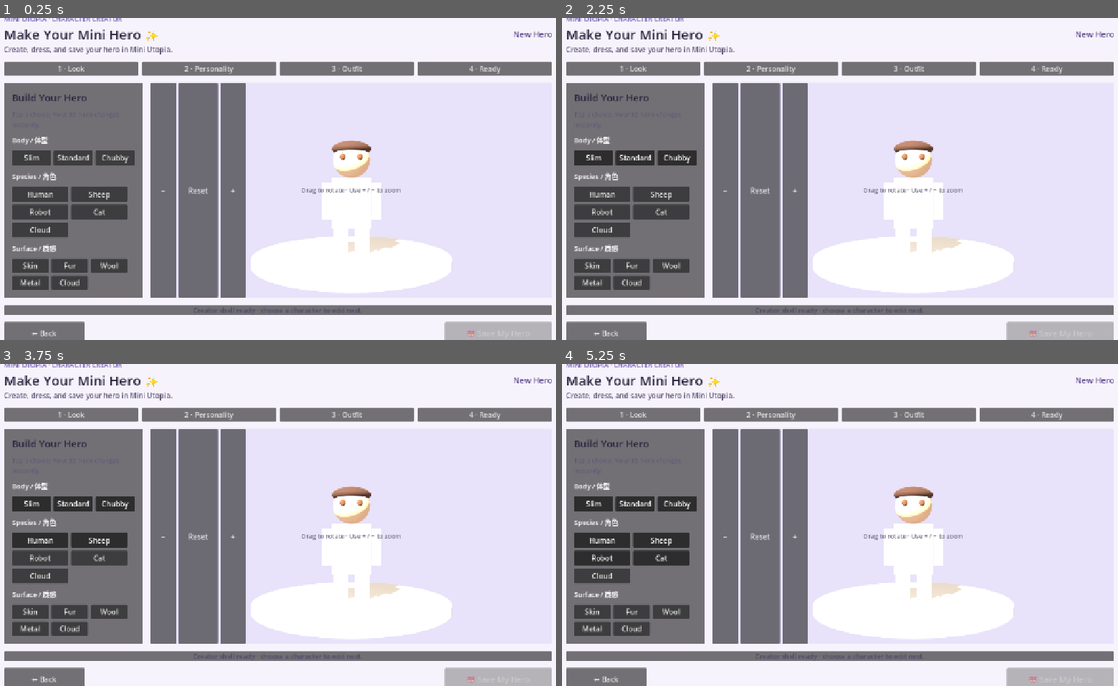
Above: before the commit, frames 1-4 (two rows, left to right).
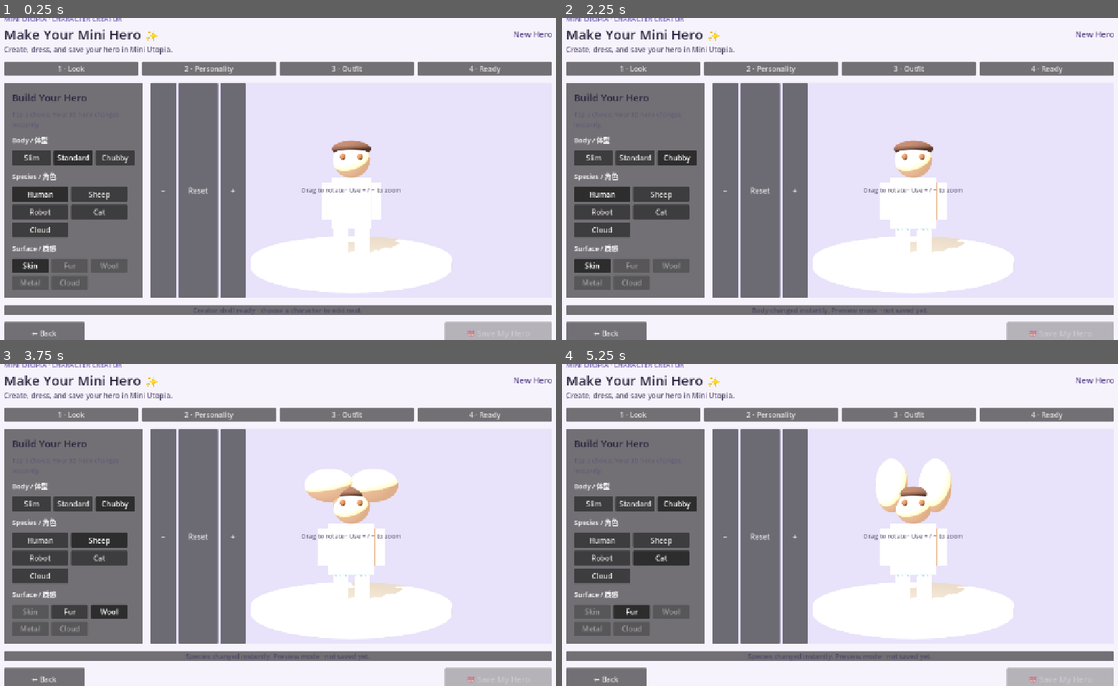
Above: after the commit, the same moments.

Repository: Mrlukahuang/mini-utopia-studio
Game: Godot game, scene res://scenes/character_creator.tscn
Two runs of this game, one before a commit and one after it. Both use one fixed random seed, a clock stepped at 60 frames per second and the inputs below. This scene is started directly instead of the project's main scene.
Inputs:
- Up to frame 1 (0.25 s): no input
- Up to frame 2 (2.25 s): click "Slim" at 0.5 s; click "Standard" at 1.25 s; click "Chubby" at 2 s
- Up to frame 3 (3.75 s): click "Human" at 2.75 s; click "Sheep" at 3.5 s
- Up to frame 4 (5.25 s): click "Robot" at 4.25 s; click "Cat" at 5 s

The runs differ from the first frame. In frame 1, 0.9% of the frame differs, in the area x 2-23%, y 42-85%; in frame 2, 1.2%; in frame 3, 2.3%; in frame 4, 2.6%, in the area x 2-74%, y 29-92%.

Commit message:
GODOT-CC03 wire instant appearance controls to persistent Avatar

Diff:
--- a/godot/scripts/character_creator_shell.gd
+++ b/godot/scripts/character_creator_shell.gd
@@ -2,6 +2,26 @@
 
 const DEFAULT_TITLE := "Make Your Mini Hero ✨"
 const DEFAULT_SUBTITLE := "Create, dress, and save your hero in Mini Utopia."
+
+const BODY_BUTTONS := {
+    "SlimButton": "slim",
+    "StandardButton": "standard",
+    "ChubbyButton": "chubby",
+}
+const SPECIES_BUTTONS := {
+    "HumanButton": "species_head_human_v1",
+    "SheepButton": "species_head_sheep_v1",
+    "RobotButton": "species_head_robot_v1",
+    "CatButton": "species_head_cat_v1",
+    "CloudButton": "species_head_cloud_v1",
+}
+const SURFACE_BUTTONS := {
+    "SkinButton": "skin",
+    "FurButton": "fur",
+    "WoolButton": "wool",
+    "MetalButton": "metal",
+    "CloudButton": "cloud",
+}
 
 @onready var bridge: MiniUtopiaBridgeClient = $BridgeClient
 @onready var status_label: Label = $RootMargin/MainColumn/StatusBar/StatusLabel
@@ -9,9 +29,16 @@
 @onready var back_button: Button = $RootMargin/MainColumn/FooterRow/BackButton
 @onready var save_button: Button = $RootMargin/MainColumn/FooterRow/SaveButton
 @onready var avatar_stage: MiniUtopiaCreatorAvatarStage = $RootMargin/MainColumn/CreatorBody/PreviewPanel/AvatarStage
+@onready var body_row: HBoxContainer = $RootMargin/MainColumn/CreatorBody/ChoicePanel/Margin/Content/BodyRow
+@onready var species_grid: GridContainer = $RootMargin/MainColumn/CreatorBody/ChoicePanel/Margin/Content/SpeciesGrid
+@onready var surface_grid: GridContainer = $RootMargin/MainColumn/CreatorBody/ChoicePanel/Margin/Content/SurfaceGrid
+@onready var zoom_out_button: Button = $RootMargin/MainColumn/CreatorBody/PreviewPanel/ZoomControls/ZoomOutButton
+@onready var reset_button: Button = $RootMargin/MainColumn/CreatorBody/PreviewPanel/ZoomControls/ResetButton
+@onready var zoom_in_button: Button = $RootMargin/MainColumn/CreatorBody/PreviewPanel/ZoomControls/ZoomInButton
 
 var character_id := ""
 var loaded_character: Dictionary = {}
+var _draft_appearance: Dictionary = {}
 var _return_scene := "res://scenes/main.tscn"
 
 
@@ -20,6 +47,10 @@
     save_button.pressed.connect(_on_save_pressed)
     bridge.request_succeeded.connect(_on_bridge_success)
     bridge.request_failed.connect(_on_bridge_failure)
+    _wire_look_controls()
+
+    _draft_appearance = avatar_stage.current_appearance()
+    _refresh_look_controls()
 
     _read_user_args()
     _set_status("Connecting to Mini Utopia…", false)
@@ -50,6 +81,152 @@
                 _return_scene = value
 
 
+func _wire_look_controls() -> void:
+    for button_name in BODY_BUTTONS:
+        var button := body_row.get_node(button_name) as Button
+        button.pressed.connect(
+            _on_body_selected.bind(String(BODY_BUTTONS[button_name]))
+        )
+
+    for button_name in SPECIES_BUTTONS:
+        var button := species_grid.get_node(button_name) as Button
+        button.pressed.connect(
+            _on_species_selected.bind(
+                String(SPECIES_BUTTONS[button_name])
+            )
+        )
+
+    for button_name in SURFACE_BUTTONS:
+        var button := surface_grid.get_node(button_name) as Button
+        button.pressed.connect(
+            _on_surface_selected.bind(
+                String(SURFACE_BUTTONS[button_name])
+            )
+        )
+
+    zoom_in_button.pressed.connect(avatar_stage.zoom_in)
+    zoom_out_button.pressed.connect(avatar_stage.zoom_out)
+    reset_button.pressed.connect(avatar_stage.reset_camera)
+
+
+func _on_body_selected(body_type: String) -> void:
+    _draft_appearance["body_type"] = body_type
+    _commit_live_appearance("Body changed instantly.")
+
+
+func _on_species_selected(species_head_id: String) -> void:
+    _draft_appearance["species_head_id"] = species_head_id
+
+    var allowed_surfaces := (
+        MiniUtopiaCreatorAvatarCatalog.allowed_surface_ids(species_head_id)
+    )
+    var current_surface := String(
+        _draft_appearance.get("surface_type", "skin")
+    )
+    if not allowed_surfaces.has(current_surface):
+        _draft_appearance["surface_type"] = (
+            MiniUtopiaCreatorAvatarCatalog.species_default_surface(
+                species_head_id
+            )
+        )
+
+    var allowed_eyes := (
+        MiniUtopiaCreatorAvatarCatalog.allowed_eye_ids(species_head_id)
+    )
+    var current_eye := String(
+        _draft_appearance.get("eye_style_id", "eyes_round_soft_v1")
+    )
+    if not allowed_eyes.has(current_eye):
+        _draft_appearance["eye_style_id"] = allowed_eyes[0]
+
+    var allowed_hair := (
+        MiniUtopiaCreatorAvatarCatalog.allowed_hair_ids(species_head_id)
+    )
+    var current_hair := String(
+        _draft_appearance.get("hair_style_id", "hair_none")
+    )
+    if not allowed_hair.has(current_hair):
+        _draft_appearance["hair_style_id"] = allowed_hair[0]
+
+    _commit_live_appearance("Species changed instantly.")
+
+
+func _on_surface_selected(surface_type: String) -> void:
+    var species_head_id := String(
+        _draft_appearance.get(
+            "species_head_id",
+            "species_head_human_v1"
+        )
+    )
+    var allowed := (
+        MiniUtopiaCreatorAvatarCatalog.allowed_surface_ids(species_head_id)
+    )
+    if not allowed.has(surface_type):
+        _refresh_look_controls()
+        return
+
+    _draft_appearance["surface_type"] = surface_type
+    _commit_live_appearance("Surface changed instantly.")
+
+
+func _commit_live_appearance(message: String) -> void:
+    _draft_appearance["customized"] = true
+    avatar_stage.apply_appearance(_draft_appearance)
+    _draft_appearance = avatar_stage.current_appearance()
+    _sync_loaded_profile_avatar()
+    _refresh_look_controls()
+
+    if loaded_character.is_empty():
+        _set_status(message + " Preview mode · not saved yet.", false)
+    else:
+        _set_status(message + " Press Save when ready.", false)
+
+
+func _sync_loaded_profile_avatar() -> void:
+    if loaded_character.is_empty():
+        return
+    var profile = loaded_character.get("profile", {})
+    if typeof(profile) != TYPE_DICTIONARY:
+        return
+    profile["avatar"] = _draft_appearance.duplicate(true)
+    loaded_character["profile"] = profile
+
+
+func _refresh_look_controls() -> void:
+    var body_type := String(
+        _draft_appearance.get("body_type", "standard")
+    )
+    for button_name in BODY_BUTTONS:
+        var button := body_row.get_node(button_name) as Button
+        button.button_pressed = (
+            String(BODY_BUTTONS[button_name]) == body_type
+        )
+
+    var species_head_id := String(
+        _draft_appearance.get(
+            "species_head_id",
+            "species_head_human_v1"
+        )
+    )
+    for button_name in SPECIES_BUTTONS:
+        var button := species_grid.get_node(button_name) as Button
+        button.button_pressed = (
+            String(SPECIES_BUTTONS[button_name]) == species_head_id
+        )
+
+    var allowed_surfaces := (
+        MiniUtopiaCreatorAvatarCatalog.allowed_surface_ids(species_head_id)
+    )
+    var surface_type := String(
+        _draft_appearance.get("surface_type", "skin")
+    )
+    for button_name in SURFACE_BUTTONS:
+        var button := surface_grid.get_node(button_name) as Button
+        var option_id := String(SURFACE_BUTTONS[button_name])
+        button.disabled = not allowed_surfaces.has(option_id)
+        button.button_pressed = option_id == surface_type
+
+
 func _on_bridge_success(kind: String, payload: Dictionary) -> void:
     if kind == "character:get":
         loaded_character = payload.duplicate(true)
@@ -62,7 +239,10 @@
         if typeof(profile) == TYPE_DICTIONARY:
             var appearance = profile.get("avatar", {})
             if typeof(appearance) == TYPE_DICTIONARY:
-                avatar_stage.apply_appearance(appearance)
+                _draft_appearance = appearance.duplicate(true)
+                avatar_stage.apply_appearance(_draft_appearance)
+                _draft_appearance = avatar_stage.current_appearance()
+                _refresh_look_controls()
         save_button.disabled = false
         _set_status("Character loaded · ready to create.", false)
         return
